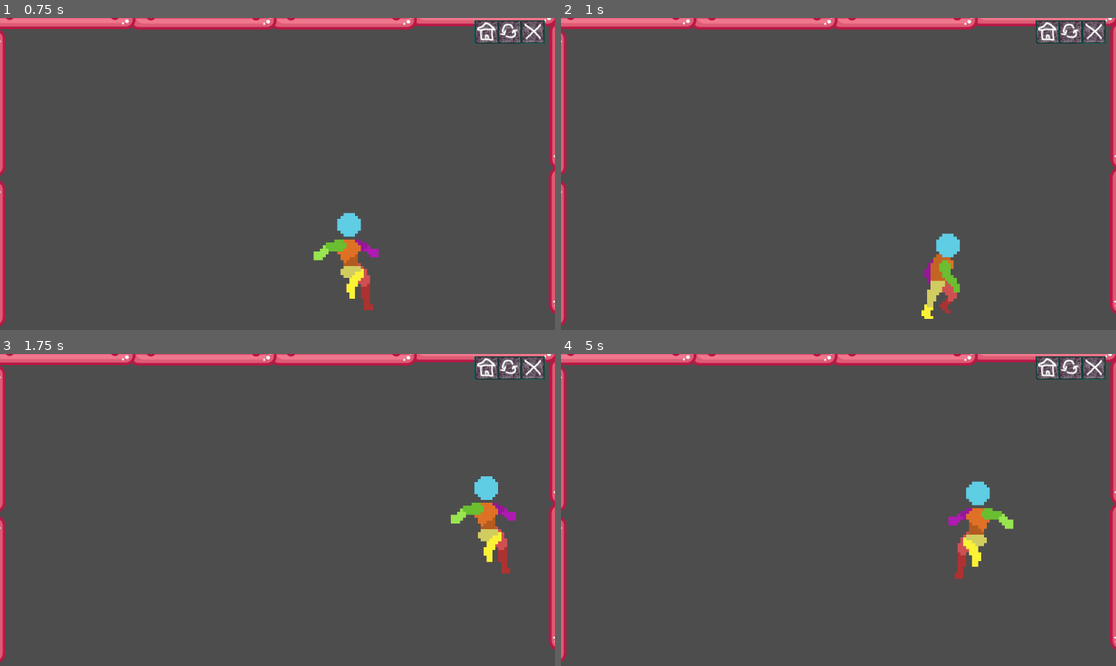
Above: before the commit, frames 1-4 (two rows, left to right).
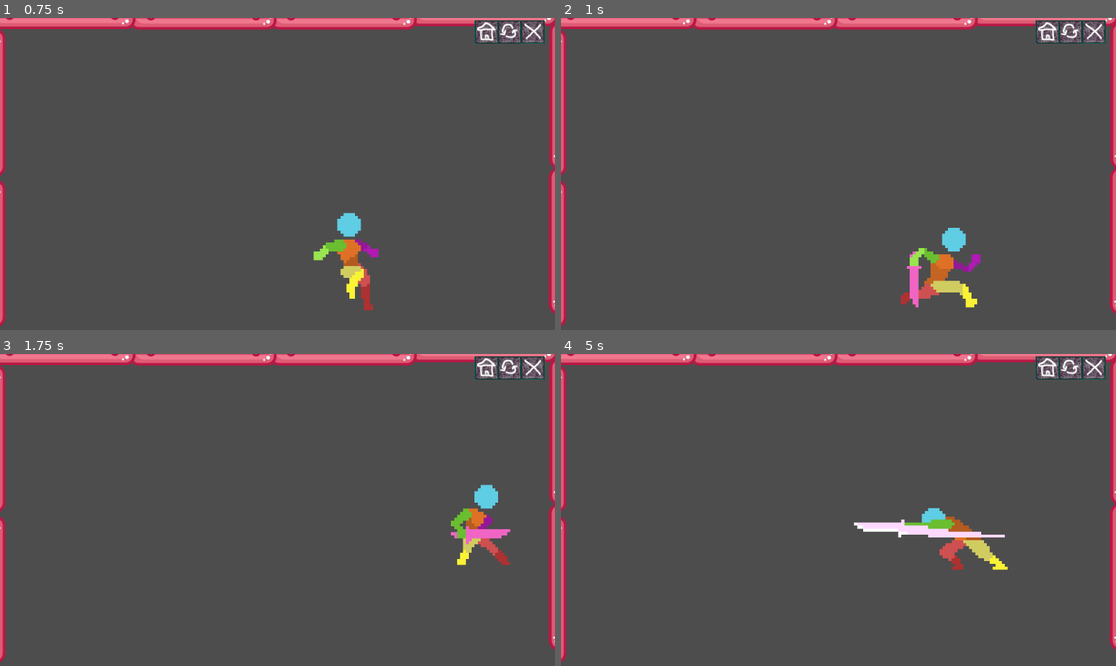
Above: after the commit, the same moments.

Repository: StevenPartridge/godot-learning
Game: Godot game, scene res://Manny3/MannysWorld3.tscn
The game is run twice, just before and just after one commit, with the same random seed, the same clock (stepped at 60 frames per second) and the same inputs. This scene is started directly instead of the project's main scene.
Inputs (mouse positions are in pixels of both pictures, inside the frame that each line leads up to):
- Up to frame 1 (0.75 s): move the mouse to (399, 158) at 0.52 s; hold Right (MoveRight) from 0.53 s (still down); hold S (Crouch) from 0.53 s (still down)
- Up to frame 2 (1 s): keep holding Right (MoveRight); keep holding S (Crouch); tap W (Jump) at 0.77 s; tap E (Interact) at 0.8 s
- Up to frame 3 (1.75 s): keep holding Right (MoveRight); tap W (Jump) at 1.07, 1.52 s; move the mouse to (166, 525) at 1.27 s; release S (Crouch) at 1.28 s; tap E (Interact) at 1.35 s; click (166, 525) at 1.55 s
- Up to frame 4 (5 s): tap W (Jump) at 1.82, 2.3, 2.85, 3.02, 3.32, 3.77, 4.07, 4.52, 4.82 s; move the mouse to (894, 441) at 2.02 s; release Right (MoveRight) at 2.03 s; hold A (MoveLeft) 2.03-2.78 s; click (894, 441) at 2.1 s; move the mouse to (810, 572) at 2.77 s; hold Right (MoveRight) 2.78-4.28 s; tap S (Crouch) at 3.05 s; move the mouse to (1005, 556) at 3.52 s; hold S (Crouch) 3.53-4.28 s; tap E (Interact) at 3.8 s; move the mouse to (672, 463) at 4.27 s; hold A (MoveLeft) from 4.28 s (still down); tap Down (GroundPound) at 4.35 s; click (672, 463) at 4.55 s

Frame 1 is identical in both runs. In frame 2, 1.6% of the frame differs, in the area x 61-76%, y 67-97%; in frame 3, 1.6%; in frame 4, 2.6%, in the area x 52-82%, y 40-73%.

Commit message:
Work boi

Diff:
--- a/src/Manny3/Manny3.gd
+++ b/src/Manny3/Manny3.gd
@@ -12,9 +12,20 @@
 	PUNCHCROSS,
 	PUSHPULLIDLE,
 	PUSH,
-	PULL
+	PULL,
+	SWORDIDLE,
+	SWORDRUN,
+	SWORDSTAB
 	# Add other states like ATTACK, CLIMB, etc.
 }
+
+enum Weapon {
+	UNARMED,
+	GUN,
+	SWORD
+}
+
+var current_equiped = Weapon.SWORD
 
 const SPEED = 300.0
 const SPEED_SPRINT = 500.0
@@ -37,8 +48,8 @@
 	Manny.play("SmallJump")
 
 func _physics_process(delta):
+	handle_input()
 	play_animation_based_on_state()
-	handle_input()
 	update_action_hold_states()
 	update_velocity(delta)
 	move_and_slide()
@@ -53,13 +64,21 @@
 	apply_gravity(delta)
 	handle_horizontal_movement()
 
+func is_frozen_horizontal():
+	match current_state:
+		State.SWORDSTAB:
+			return true
+		State.CROUCH:
+			return true
+	return false
+
 func handle_horizontal_movement():
 	if !Input.is_action_just_pressed("Crouch"):
 		var direction = get_input_direction()
 		update_horizontal_velocity(direction)
 
 func update_horizontal_velocity(direction: int):
-	if direction != 0:
+	if direction != 0 or !is_frozen_horizontal():
 		if !is_on_floor():
 			velocity.x = velocity.x
 		elif is_sprinting():
@@ -100,8 +119,11 @@
 func is_sprinting():
 	return Input.is_action_pressed("Sprint")
 
+func is_current_state_locked():
+	return (current_state == State.LAND and get_input_direction() == 0 and !is_crouching()) or current_state == State.SWORDSTAB
+
 func handle_input():
-	if current_state == State.LAND and get_input_direction() == 0 and !is_crouching(): return
+	if is_current_state_locked(): return
 	if Input.is_action_just_pressed("Jump") and is_on_floor():
 		velocity.y = JUMP_VELOCITY
 	if !is_on_floor():
@@ -120,15 +142,17 @@
 			update_state(State.RUN)
 		else:
 			update_state(State.WALK)
-	if is_holding_push_pull():
+	if is_crouching():
+		update_state(State.CROUCH)
+	elif is_holding_push_pull():
 		update_state(State.PUSHPULLIDLE)
 		if is_press_left() or is_press_right():
 			if (is_press_left() and current_direction == Direction.LEFT) or (is_press_right() and current_direction == Direction.RIGHT):
 				update_state(State.PUSH)
 			else:
 				update_state(State.PULL)
-	if is_crouching():
-		update_state(State.CROUCH)
+	elif Input.is_action_just_pressed("MainAttack"):
+		update_state(State.SWORDSTAB)
 	elif is_on_floor() and get_input_direction() == 0 and !is_holding_push_pull():
 		update_state(State.IDLE)
 
@@ -136,6 +160,7 @@
 	return is_on_floor() and Input.is_action_pressed("Interact")
 
 func update_state(state: State):
+	if is_current_state_locked(): return
 	# Update the state based on conditions, like landing
 	if is_on_floor() and previous_state == State.JUMP:
 		previous_state = current_state
@@ -148,19 +173,31 @@
 func play_animation_based_on_state():
 	if current_state == State.LAND and Manny.animation == "LandOnGround" and get_input_direction() == 0:
 		return
+	elif current_state == State.SWORDSTAB and Manny.animation == "SwordStab":
+		return
 
 	match current_state:
 		State.IDLE:
-			play_animation("Idle")
+			if current_equiped == Weapon.UNARMED:
+				play_animation("Idle")
+			elif current_equiped == Weapon.SWORD:
+				play_animation("SwordIdle")
 		State.WALK:
-			play_animation("Walk")
+			match current_equiped:
+				Weapon.UNARMED:
+					play_animation("Walk")
+				Weapon.SWORD:
+					play_animation("SwordRun")
 		State.RUN:
-			play_animation("Run")
+			match current_equiped:
+				Weapon.UNARMED:
+					play_animation("Run")
+				Weapon.SWORD:
+					play_animation("SwordRun")
 		State.JUMP:
 			play_animation("SmallJump")
 		State.LAND:
 			play_animation("LandOnGround")
-			# Set a deferred call to switch to idle after the landing animation
 			call_deferred("_set_state_idle")
 		State.CROUCH:
 			play_animation("CrouchIdle")
@@ -170,20 +207,23 @@
 			play_animation("InteractionPull")
 		State.PUSHPULLIDLE:
 			play_animation("InteractionPushPullIdle")
+		State.SWORDSTAB:
+			play_animation("SwordStab")
+			# call_deferred("_set_state_idle")
 		State.PUNCHJAB:
 			play_animation("PunchJab")
+		State.PUNCHCROSS:
+			play_animation("PunchCross")
 		State.PUNCHHEAVY:
 			play_animation("PunchHeavy")
-		State.PUNCHCROSS:
-			play_animation("PunchCross")
 		# Add cases for other states
 
 func play_animation(anim_name):
-	if anim_name == "LandOnGround":
-		Manny.play(anim_name)
 	if Manny.animation != anim_name:
 		Manny.play(anim_name)
 
 func _set_state_idle():
-	if is_on_floor():
-		update_state(State.IDLE)
+	if is_on_floor() and current_state == State.LAND:
+		current_state = State.IDLE
+	if current_state == State.SWORDSTAB:
+		current_state = State.IDLE
--- a/src/Manny3/Manny3.tscn
+++ b/src/Manny3/Manny3.tscn
@@ -1,14 +1,12 @@
-[gd_scene load_steps=177 format=3 uid="uid://c0l5t54gaj7pn"]
+[gd_scene load_steps=175 format=3 uid="uid://c0l5t54gaj7pn"]
 
 [ext_resource type="Script" path="res://Manny3/Manny3.gd" id="1_xeux6"]
 [ext_resource type="Texture2D" uid="uid://bel3vbc0dugve" path="res://assets/animations/Manny/Crouch-Idle/Player Crouch-Idle 48x48.png" id="2_eklbv"]
-[ext_resource type="Texture2D" uid="uid://0kwpqpnwiuoc" path="res://assets/animations/Manny/Running Shooting-Running Aiming/Player Running Aiming 48x48.png" id="3_j7nn1"]
 [ext_resource type="Texture2D" uid="uid://cxl5wv8a0ctpw" path="res://assets/animations/Manny/Sprite Sheets/Character Idle 48x48.png" id="3_pbp33"]
-[ext_resource type="Texture2D" uid="uid://1y3msjuon1sh" path="res://assets/animations/Manny/Running Shooting-Running Aiming/Player Running Shooting 48x48.png" id="4_iwetq"]
 [ext_resource type="Texture2D" uid="uid://efyehmqh3wyv" path="res://assets/animations/Manny/Sprite Sheets/player land 48x48.png" id="4_pdcvi"]
 [ext_resource type="Texture2D" uid="uid://eqplqxe3txet" path="res://assets/animations/Manny/Sprite Sheets/wall land 48x48.png" id="5_847sk"]
-[ext_resource type="Texture2D" uid="uid://bxem7m7t88rwy" path="res://assets/animations/Manny/Shoot 2H/player shoot 2H 48x48.png" id="5_mjwch"]
 [ext_resource type="Texture2D" uid="uid://bofhwds88qr4t" path="res://assets/animations/Manny/Sprite Sheets/run cycle 48x48.png" id="6_tbu6v"]
+[ext_resource type="Texture2D" uid="uid://cx305aiiprqba" path="res://assets/animations/Manny/Air Spin/player air spin 48x48.png" id="7_0roll"]
 [ext_resource type="Texture2D" uid="uid://ds4yg5hm6m56q" path="res://assets/animations/Manny/Sword Stab/Player Sword Stab 96x48.png" id="7_8fnyd"]
 [ext_resource type="Texture2D" uid="uid://bdsceij6n8qbl" path="res://assets/animations/Manny/Push/player push 48x48.png" id="7_ftl3q"]
 [ext_resource type="Texture2D" uid="uid://bykhyv6gwdd3g" path="res://assets/animations/Manny/Sprite Sheets/player jump 48x48.png" id="7_jdp2h"]
@@ -19,6 +17,8 @@
 [ext_resource type="Texture2D" uid="uid://b0dkj4fmrcl7i" path="res://assets/animations/Manny/PlayerIdlePushPull/player push idle 48x48.png" id="9_r8sh8"]
 [ext_resource type="Texture2D" uid="uid://buyr2cfj2ggvy" path="res://assets/animations/Manny/Sprite Sheets/Wall Slide 48x48.png" id="10_uyxqh"]
 [ext_resource type="Texture2D" uid="uid://csvhe2kwnw4lj" path="res://assets/animations/Manny/Player Punch/Player Punch 64x64.png" id="12_pbn2v"]
+[ext_resource type="Texture2D" uid="uid://dyul8k5wbbfa7" path="res://assets/animations/Manny/Player Sword Idle/Player Sword Idle 48x48.png" id="13_wa6ax"]
+[ext_resource type="Texture2D" uid="uid://ceshotb2oljlc" path="res://assets/animations/Manny/Player Sword Run/Player Sword Run 48x48.png" id="14_fbtcn"]
 
 [sub_resource type="AtlasTexture" id="AtlasTexture_1nxw2"]
 atlas = ExtResource("2_eklbv")
@@ -60,110 +60,6 @@
 atlas = ExtResource("2_eklbv")
 region = Rect2(432, 0, 48, 48)
 
-[sub_resource type="AtlasTexture" id="AtlasTexture_hmc5p"]
-atlas = ExtResource("3_j7nn1")
-region = Rect2(0, 0, 48, 48)
-
-[sub_resource type="AtlasTexture" id="AtlasTexture_lbece"]
-atlas = ExtResource("3_j7nn1")
-region = Rect2(48, 0, 48, 48)
-
-[sub_resource type="AtlasTexture" id="AtlasTexture_1qnv7"]
-atlas = ExtResource("3_j7nn1")
-region = Rect2(96, 0, 48, 48)
-
-[sub_resource type="AtlasTexture" id="AtlasTexture_prlu0"]
-atlas = ExtResource("3_j7nn1")
-region = Rect2(144, 0, 48, 48)
-
-[sub_resource type="AtlasTexture" id="AtlasTexture_lk3y3"]
-atlas = ExtResource("3_j7nn1")
-region = Rect2(192, 0, 48, 48)
-
-[sub_resource type="AtlasTexture" id="AtlasTexture_d27ch"]
-atlas = ExtResource("3_j7nn1")
-region = Rect2(240, 0, 48, 48)
-
-[sub_resource type="AtlasTexture" id="AtlasTexture_na76w"]
-atlas = ExtResource("3_j7nn1")
-region = Rect2(288, 0, 48, 48)
-
-[sub_resource type="AtlasTexture" id="AtlasTexture_y8y44"]
-atlas = ExtResource("3_j7nn1")
-region = Rect2(336, 0, 48, 48)
-
-[sub_resource type="AtlasTexture" id="AtlasTexture_vjg2c"]
-atlas = ExtResource("4_iwetq")
-region = Rect2(0, 0, 48, 48)
-
-[sub_resource type="AtlasTexture" id="AtlasTexture_tjl0v"]
-atlas = ExtResource("4_iwetq")
-region = Rect2(48, 0, 48, 48)
-
-[sub_resource type="AtlasTexture" id="AtlasTexture_cf142"]
-atlas = ExtResource("4_iwetq")
-region = Rect2(96, 0, 48, 48)
-
-[sub_resource type="AtlasTexture" id="AtlasTexture_4ymm0"]
-atlas = ExtResource("4_iwetq")
-region = Rect2(144, 0, 48, 48)
-
-[sub_resource type="AtlasTexture" id="AtlasTexture_bdrdj"]
-atlas = ExtResource("4_iwetq")
-region = Rect2(192, 0, 48, 48)
-
-[sub_resource type="AtlasTexture" id="AtlasTexture_wye8o"]
-atlas = ExtResource("4_iwetq")
-region = Rect2(240, 0, 48, 48)
-
-[sub_resource type="AtlasTexture" id="AtlasTexture_fnw2l"]
-atlas = ExtResource("4_iwetq")
-region = Rect2(288, 0, 48, 48)
-
-[sub_resource type="AtlasTexture" id="AtlasTexture_6cd1a"]
-atlas = ExtResource("4_iwetq")
-region = Rect2(336, 0, 48, 48)
-
-[sub_resource type="AtlasTexture" id="AtlasTexture_5w5vx"]
-atlas = ExtResource("5_mjwch")
-region = Rect2(0, 0, 48, 48)
-
-[sub_resource type="AtlasTexture" id="AtlasTexture_u1nwo"]
-atlas = ExtResource("5_mjwch")
-region = Rect2(48, 0, 48, 48)
-
-[sub_resource type="AtlasTexture" id="AtlasTexture_rraqb"]
-atlas = ExtResource("5_mjwch")
-region = Rect2(96, 0, 48, 48)
-
-[sub_resource type="AtlasTexture" id="AtlasTexture_38xts"]
-atlas = ExtResource("5_mjwch")
-region = Rect2(144, 0, 48, 48)
-
-[sub_resource type="AtlasTexture" id="AtlasTexture_w7ffe"]
-atlas = ExtResource("5_mjwch")
-region = Rect2(192, 0, 48, 48)
-
-[sub_resource type="AtlasTexture" id="AtlasTexture_2psfq"]
-atlas = ExtResource("5_mjwch")
-region = Rect2(240, 0, 48, 48)
-
-[sub_resource type="AtlasTexture" id="AtlasTexture_tgye4"]
-atlas = ExtResource("5_mjwch")
-region = Rect2(288, 0, 48, 48)
-
-[sub_resource type="AtlasTexture" id="AtlasTexture_06sj5"]
-atlas = ExtResource("5_mjwch")
-region = Rect2(336, 0, 48, 48)
-
-[sub_resource type="AtlasTexture" id="AtlasTexture_6sv5d"]
-atlas = ExtResource("5_mjwch")
-region = Rect2(384, 0, 48, 48)
-
-[sub_resource type="AtlasTexture" id="AtlasTexture_muwsc"]
-atlas = ExtResource("5_mjwch")
-region = Rect2(432, 0, 48, 48)
-
 [sub_resource type="AtlasTexture" id="AtlasTexture_dyv8l"]
 atlas = ExtResource("3_pbp33")
 region = Rect2(0, 0, 48, 48)
@@ -300,6 +196,30 @@
 atlas = ExtResource("9_r8sh8")
 region = Rect2(336, 0, 48, 48)
 
+[sub_resource type="AtlasTexture" id="AtlasTexture_sphsc"]
+atlas = ExtResource("7_0roll")
+region = Rect2(0, 0, 48, 48)
+
+[sub_resource type="AtlasTexture" id="AtlasTexture_e1nbm"]
+atlas = ExtResource("7_0roll")
+region = Rect2(48, 0, 48, 48)
+
+[sub_resource type="AtlasTexture" id="AtlasTexture_t0tsd"]
+atlas = ExtResource("7_0roll")
+region = Rect2(96, 0, 48, 48)
+
+[sub_resource type="AtlasTexture" id="AtlasTexture_nkjvq"]
+atlas = ExtResource("7_0roll")
+region = Rect2(144, 0, 48, 48)
+
+[sub_resource type="AtlasTexture" id="AtlasTexture_i8ywc"]
+atlas = ExtResource("7_0roll")
+region = Rect2(192, 0, 48, 48)
+
+[sub_resource type="AtlasTexture" id="AtlasTexture_pf84x"]
+atlas = ExtResource("7_0roll")
+region = Rect2(240, 0, 48, 48)
+
 [sub_resource type="AtlasTexture" id="AtlasTexture_6jd2u"]
 atlas = ExtResource("4_pdcvi")
 region = Rect2(0, 0, 48, 48)
@@ -480,6 +400,78 @@
 atlas = ExtResource("7_jdp2h")
 region = Rect2(96, 0, 48, 48)
 
+[sub_resource type="AtlasTexture" id="AtlasTexture_exyxv"]
+atlas = ExtResource("13_wa6ax")
+region = Rect2(0, 0, 48, 48)
+
+[sub_resource type="AtlasTexture" id="AtlasTexture_kc1tp"]
+atlas = ExtResource("13_wa6ax")
+region = Rect2(48, 0, 48, 48)
+
+[sub_resource type="AtlasTexture" id="AtlasTexture_w86tx"]
+atlas = ExtResource("13_wa6ax")
+region = Rect2(96, 0, 48, 48)
+
+[sub_resource type="AtlasTexture" id="AtlasTexture_s32ms"]
+atlas = ExtResource("13_wa6ax")
+region = Rect2(144, 0, 48, 48)
+
+[sub_resource type="AtlasTexture" id="AtlasTexture_jn454"]
+atlas = ExtResource("13_wa6ax")
+region = Rect2(192, 0, 48, 48)
+
+[sub_resource type="AtlasTexture" id="AtlasTexture_37und"]
+atlas = ExtResource("13_wa6ax")
+region = Rect2(240, 0, 48, 48)
+
+[sub_resource type="AtlasTexture" id="AtlasTexture_37h8t"]
+atlas = ExtResource("13_wa6ax")
+region = Rect2(288, 0, 48, 48)
+
+[sub_resource type="AtlasTexture" id="AtlasTexture_vt5uh"]
+atlas = ExtResource("13_wa6ax")
+region = Rect2(336, 0, 48, 48)
+
+[sub_resource type="AtlasTexture" id="AtlasTexture_iele2"]
+atlas = ExtResource("13_wa6ax")
+region = Rect2(384, 0, 48, 48)
+
+[sub_resource type="AtlasTexture" id="AtlasTexture_n3ho0"]
+atlas = ExtResource("13_wa6ax")
+region = Rect2(432, 0, 48, 48)
+
+[sub_resource type="AtlasTexture" id="AtlasTexture_khohx"]
+atlas = ExtResource("14_fbtcn")
+region = Rect2(0, 0, 48, 48)
+
+[sub_resource type="AtlasTexture" id="AtlasTexture_lf5lb"]
+atlas = ExtResource("14_fbtcn")
+region = Rect2(48, 0, 48, 48)
+
+[sub_resource type="AtlasTexture" id="AtlasTexture_wvv0p"]
+atlas = ExtResource("14_fbtcn")
+region = Rect2(96, 0, 48, 48)
+
+[sub_resource type="AtlasTexture" id="AtlasTexture_jai5s"]
+atlas = ExtResource("14_fbtcn")
+region = Rect2(144, 0, 48, 48)
+
+[sub_resource type="AtlasTexture" id="AtlasTexture_i20ef"]
+atlas = ExtResource("14_fbtcn")
+region = Rect2(192, 0, 48, 48)
+
+[sub_resource type="AtlasTexture" id="AtlasTexture_15yw5"]
+atlas = ExtResource("14_fbtcn")
+region = Rect2(240, 0, 48, 48)
+
+[sub_resource type="AtlasTexture" id="AtlasTexture_v6yee"]
+atlas = ExtResource("14_fbtcn")
+region = Rect2(288, 0, 48, 48)
+
+[sub_resource type="AtlasTexture" id="AtlasTexture_jnxiw"]
+atlas = ExtResource("14_fbtcn")
+region = Rect2(336, 0, 48, 48)
+
 [sub_resource type="AtlasTexture" id="AtlasTexture_3wq3q"]
 atlas = ExtResource("7_8fnyd")
 region = Rect2(0, 0, 96, 48)
@@ -679,99 +671,6 @@
 }, {
 "frames": [{
 "duration": 1.0,
-"texture": SubResource("AtlasTexture_hmc5p")
-}, {
-"duration": 1.0,
-"texture": SubResource("AtlasTexture_lbece")
-}, {
-"duration": 1.0,
-"texture": SubResource("AtlasTexture_1qnv7")
-}, {
-"duration": 1.0,
-"texture": SubResource("AtlasTexture_prlu0")
-}, {
-"duration": 1.0,
-"texture": SubResource("AtlasTexture_lk3y3")
-}, {
-"duration": 1.0,
-"texture": SubResource("AtlasTexture_d27ch")
-}, {
-"duration": 1.0,
-"texture": SubResource("AtlasTexture_na76w")
-}, {
-"duration": 1.0,
-"texture": SubResource("AtlasTexture_y8y44")
-}],
-"loop": true,
-"name": &"GunAimRunning",
-"speed": 10.0
-}, {
-"frames": [{
-"duration": 1.0,
-"texture": SubResource("AtlasTexture_vjg2c")
-}, {
-"duration": 1.0,
-"texture": SubResource("AtlasTexture_tjl0v")
-}, {
-"duration": 1.0,
-"texture": SubResource("AtlasTexture_cf142")
-}, {
-"duration": 1.0,
-"texture": SubResource("AtlasTexture_4ymm0")
-}, {
-"duration": 1.0,
-"texture": SubResource("AtlasTexture_bdrdj")
-}, {
-"duration": 1.0,
-"texture": SubResource("AtlasTexture_wye8o")
-}, {
-"duration": 1.0,
-"texture": SubResource("AtlasTexture_fnw2l")
-}, {
-"duration": 1.0,
-"texture": SubResource("AtlasTexture_6cd1a")
-}],
-"loop": false,
-"name": &"GunShootRunning",
-"speed": 10.0
-}, {
-"frames": [{
-"duration": 1.0,
-"texture": SubResource("AtlasTexture_5w5vx")
-}, {
-"duration": 1.0,
-"texture": SubResource("AtlasTexture_u1nwo")
-}, {
-"duration": 1.0,
-"texture": SubResource("AtlasTexture_rraqb")
-}, {
-"duration": 1.0,
-"texture": SubResource("AtlasTexture_38xts")
-}, {
-"duration": 1.0,
-"texture": SubResource("AtlasTexture_w7ffe")
-}, {
-"duration": 1.0,
-"texture": SubResource("AtlasTexture_2psfq")
-}, {
-"duration": 1.0,
-"texture": SubResource("AtlasTexture_tgye4")
-}, {
-"duration": 1.0,
-"texture": SubResource("AtlasTexture_06sj5")
-}, {
-"duration": 1.0,
-"texture": SubResource("AtlasTexture_6sv5d")
-}, {
-"duration": 1.0,
-"texture": SubResource("AtlasTexture_muwsc")
-}],
-"loop": true,
-"name": &"GunShootTwoHandPistol",
-"speed": 10.0
-}, {
-"frames": [{
-"duration": 1.0,
 "texture": SubResource("AtlasTexture_dyv8l")
 }, {
 "duration": 1.0,
@@ -894,6 +793,29 @@
 }, {
 "frames": [{
 "duration": 1.0,
+"texture": SubResource("AtlasTexture_sphsc")
+}, {
+"duration": 1.0,
+"texture": SubResource("AtlasTexture_e1nbm")
+}, {
+"duration": 1.0,
+"texture": SubResource("AtlasTexture_t0tsd")
+}, {
+"duration": 1.0,
+"texture": SubResource("AtlasTexture_nkjvq")
+}, {
+"duration": 1.0,
+"texture": SubResource("AtlasTexture_i8ywc")
+}, {
+"duration": 1.0,
+"texture": SubResource("AtlasTexture_pf84x")
+}],
+"loop": true,
+"name": &"JumpRoll",
+"speed": 5.0
+}, {
+"frames": [{
+"duration": 1.0,
 "texture": SubResource("AtlasTexture_6jd2u")
 }, {
 "duration": 1.0,
@@ -1055,6 +977,70 @@
 }],
 "loop": false,
 "name": &"SmallJump",
+"speed": 10.0
+}, {
+"frames": [{
+"duration": 1.0,
+"texture": SubResource("AtlasTexture_exyxv")
+}, {
+"duration": 1.0,
+"texture": SubResource("AtlasTexture_kc1tp")
+}, {
+"duration": 1.0,
+"texture": SubResource("AtlasTexture_w86tx")
+}, {
+"duration": 1.0,
+"texture": SubResource("AtlasTexture_s32ms")
+}, {
+"duration": 1.0,
+"texture": SubResource("AtlasTexture_jn454")
+}, {
+"duration": 1.0,
+"texture": SubResource("AtlasTexture_37und")
+}, {
+"duration": 1.0,
+"texture": SubResource("AtlasTexture_37h8t")
+}, {
+"duration": 1.0,
+"texture": SubResource("AtlasTexture_vt5uh")
+}, {
+"duration": 1.0,
+"texture": SubResource("AtlasTexture_iele2")
+}, {
+"duration": 1.0,
+"texture": SubResource("AtlasTexture_n3ho0")
+}],
+"loop": true,
+"name": &"SwordIdle",
+"speed": 10.0
+}, {
+"frames": [{
+"duration": 1.0,
+"texture": SubResource("AtlasTexture_khohx")
+}, {
+"duration": 1.0,
+"texture": SubResource("AtlasTexture_lf5lb")
+}, {
+"duration": 1.0,
+"texture": SubResource("AtlasTexture_wvv0p")
+}, {
+"duration": 1.0,
+"texture": SubResource("AtlasTexture_jai5s")
+}, {
+"duration": 1.0,
+"texture": SubResource("AtlasTexture_i20ef")
+}, {
+"duration": 1.0,
+"texture": SubResource("AtlasTexture_15yw5")
+}, {
+"duration": 1.0,
+"texture": SubResource("AtlasTexture_v6yee")
+}, {
+"duration": 1.0,
+"texture": SubResource("AtlasTexture_jnxiw")
+}],
+"loop": true,
+"name": &"SwordRun",
 "speed": 10.0
 }, {
 "frames": [{
@@ -1209,9 +1195,8 @@
 texture_filter = 1
 scale = Vector2(0.88, 0.88)
 sprite_frames = SubResource("SpriteFrames_xn0fi")
-animation = &"InteractionPushPullIdle"
+animation = &"JumpRoll"
 autoplay = "Idle"
-frame_progress = 0.164141
 
 [node name="CollisionShape2D" type="CollisionShape2D" parent="."]
 position = Vector2(0, 4)
